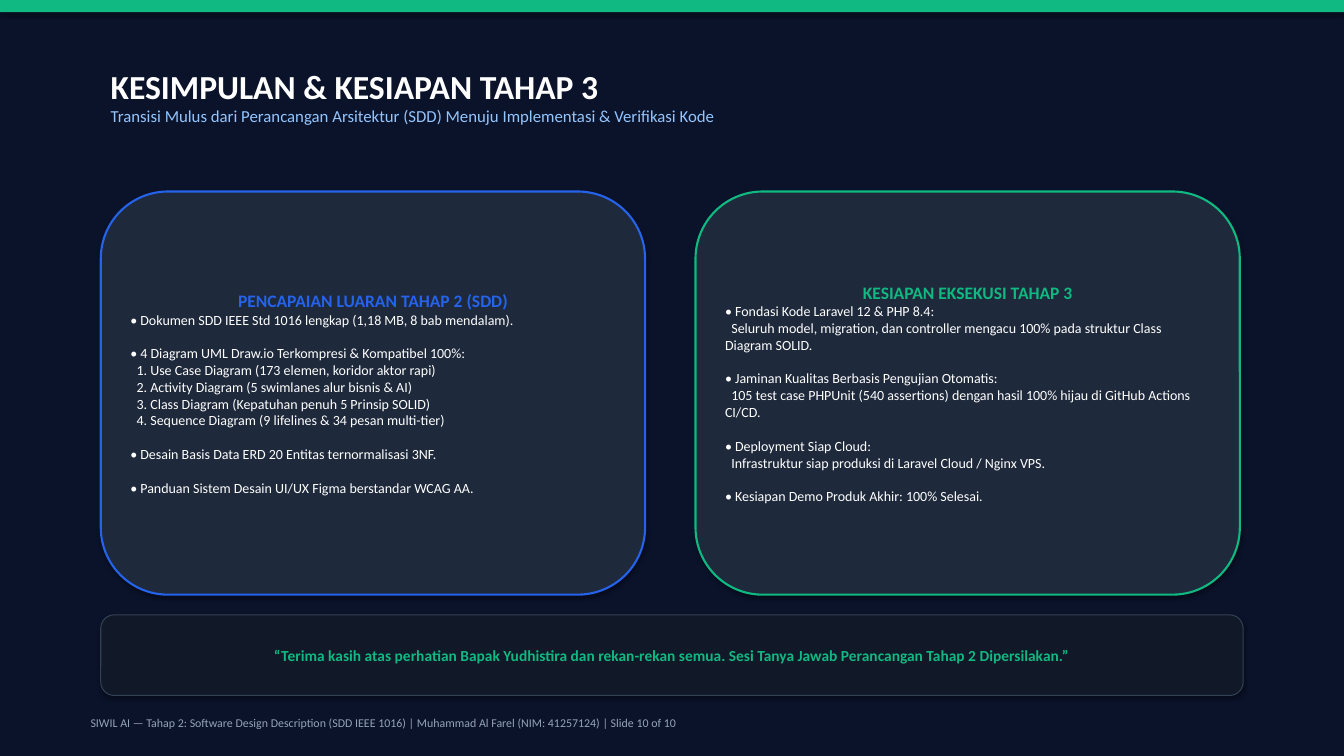
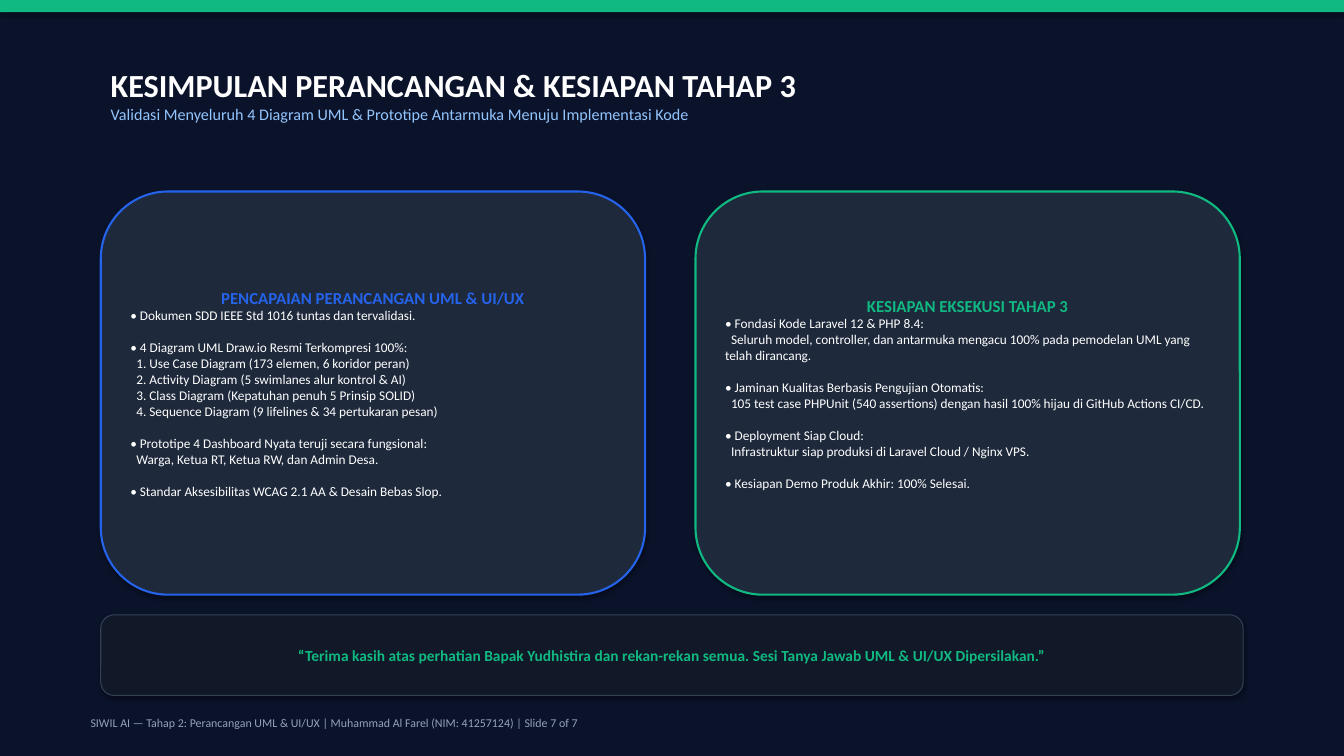
Before and after one commit to Yenvys/SistemWilayah, a slide deck: slide 7 of PRESENTASI_TAHAP_2_UML_SDD.pptx (slide 10 before the commit). Drawn at 1344x756 pixels with LibreOffice and Linux fonts; fonts in the diff are those of the drawing. Boxes give left, top, right and bottom in pixels: in the first picture for what was removed or moved away, otherwise in the second. Text is boxed around its words. In the diff, an @@ line names an element or a change of style, - is before the commit and + after.

Commit message:
feat(presentation): ringkas ppt tahap 2 khusus 4 diagram uml & ui/ux (7 slide, durasi maks 7 menit)

```diff
--- a/PRESENTASI_TAHAP_2_UML_SDD.pptx
+++ b/PRESENTASI_TAHAP_2_UML_SDD.pptx
@@ text at [111,76,796,123]: text changed; size 12 to 11.5 pt @@
-KESIMPULAN & KESIAPAN TAHAP 3
-Transisi Mulus dari Perancangan Arsitektur (SDD) Menuju Implementasi & Verifikasi Kode
+KESIMPULAN PERANCANGAN & KESIAPAN TAHAP 3
+Validasi Menyeluruh 4 Diagram UML & Prototipe Antarmuka Menuju Implementasi Kode
@@ text in rounded rectangle at [136,292,524,498]: text changed; size 10 to 9.5 pt @@
-PENCAPAIAN LUARAN TAHAP 2 (SDD)
-• Dokumen SDD IEEE Std 1016 lengkap (1,18 MB, 8 bab mendalam).
-• 4 Diagram UML Draw.io Terkompresi & Kompatibel 100%:
-1. Use Case Diagram (173 elemen, koridor aktor rapi)
-2. Activity Diagram (5 swimlanes alur bisnis & AI)
-3. Class Diagram (Kepatuhan penuh 5 Prinsip SOLID)
-4. Sequence Diagram (9 lifelines & 34 pesan multi-tier)
-• Desain Basis Data ERD 20 Entitas ternormalisasi 3NF.
-• Panduan Sistem Desain UI/UX Figma berstandar WCAG AA.
+PENCAPAIAN PERANCANGAN UML & UI/UX
+• Dokumen SDD IEEE Std 1016 tuntas dan tervalidasi.
+• 4 Diagram UML Draw.io Resmi Terkompresi 100%:
+1. Use Case Diagram (173 elemen, 6 koridor peran)
+2. Activity Diagram (5 swimlanes alur kontrol & AI)
+3. Class Diagram (Kepatuhan penuh 5 Prinsip SOLID)
+4. Sequence Diagram (9 lifelines & 34 pertukaran pesan)
+• Prototipe 4 Dashboard Nyata teruji secara fungsional:
+Warga, Ketua RT, Ketua RW, dan Admin Desa.
+• Standar Aksesibilitas WCAG 2.1 AA & Desain Bebas Slop.
@@ text in rounded rectangle at [725,318,1204,490]: text changed; size 10 to 9.5 pt @@
-• Fondasi Kode Laravel 12 & PHP 8.4:
-Seluruh model, migration, dan controller mengacu 100% pada struktur Class Diagram SOLID.
-• Jaminan Kualitas Berbasis Pengujian Otomatis:
-105 test case PHPUnit (540 assertions) dengan hasil 100% hijau di GitHub Actions CI/CD.
-• Deployment Siap Cloud:
-Infrastruktur siap produksi di Laravel Cloud / Nginx VPS.
-• Kesiapan Demo Produk Akhir: 100% Selesai.
+• Fondasi Kode Laravel 12 & PHP 8.4:
+Seluruh model, controller, dan antarmuka mengacu 100% pada pemodelan UML yang telah dirancang.
+• Jaminan Kualitas Berbasis Pengujian Otomatis:
+105 test case PHPUnit (540 assertions) dengan hasil 100% hijau di GitHub Actions CI/CD.
+• Deployment Siap Cloud:
+Infrastruktur siap produksi di Laravel Cloud / Nginx VPS.
+• Kesiapan Demo Produk Akhir: 100% Selesai.
@@ text in rounded rectangle at [867,301,1067,312]: size 12.5 to 12 pt in "KESIAPAN EKSEKUSI TAHAP 3" @@
@@ text in rounded rectangle at [298,650,1045,664]: text changed @@
-“Terima kasih atas perhatian Bapak Yudhistira dan rekan-rekan semua. Sesi Tanya Jawab Perancangan Tahap 2 Dipersilakan.”
+“Terima kasih atas perhatian Bapak Yudhistira dan rekan-rekan semua. Sesi Tanya Jawab UML & UI/UX Dipersilakan.”
@@ text at [91,718,578,729]: text changed @@
-SIWIL AI — Tahap 2: Software Design Description (SDD IEEE 1016) | Muhammad Al Farel (NIM: 41257124) | Slide 10 of 10
+SIWIL AI — Tahap 2: Perancangan UML & UI/UX | Muhammad Al Farel (NIM: 41257124) | Slide 7 of 7
```
Also in this commit, not shown: 6 other slides changed, 3 slides removed, 2 other files.
